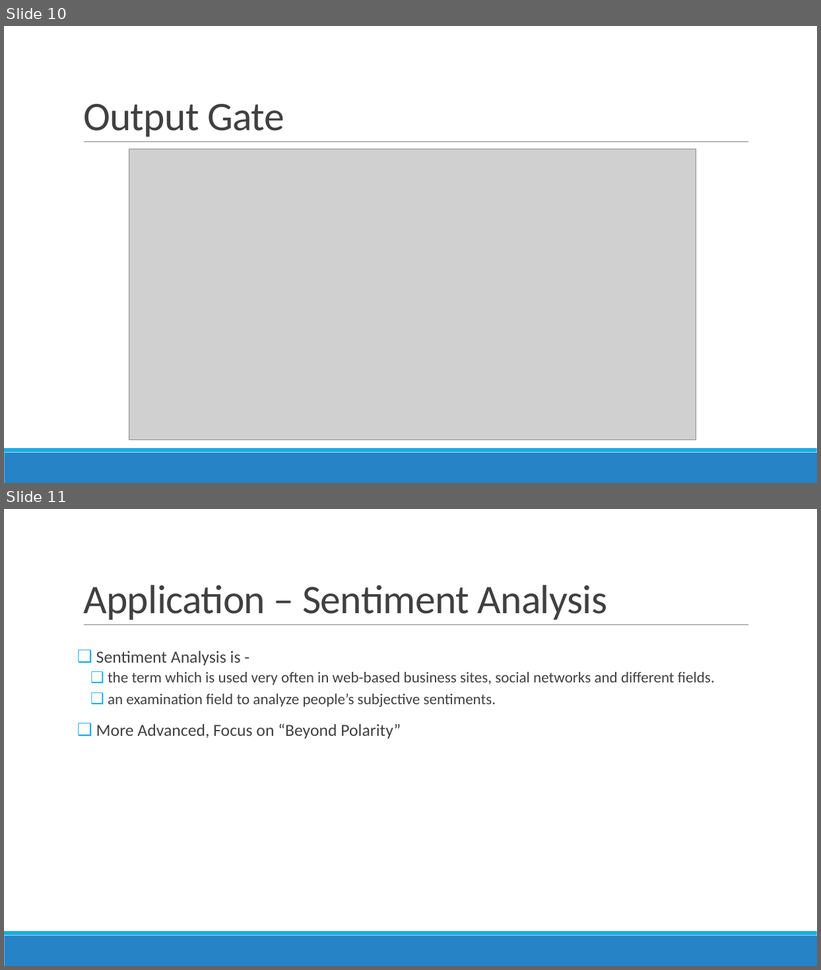
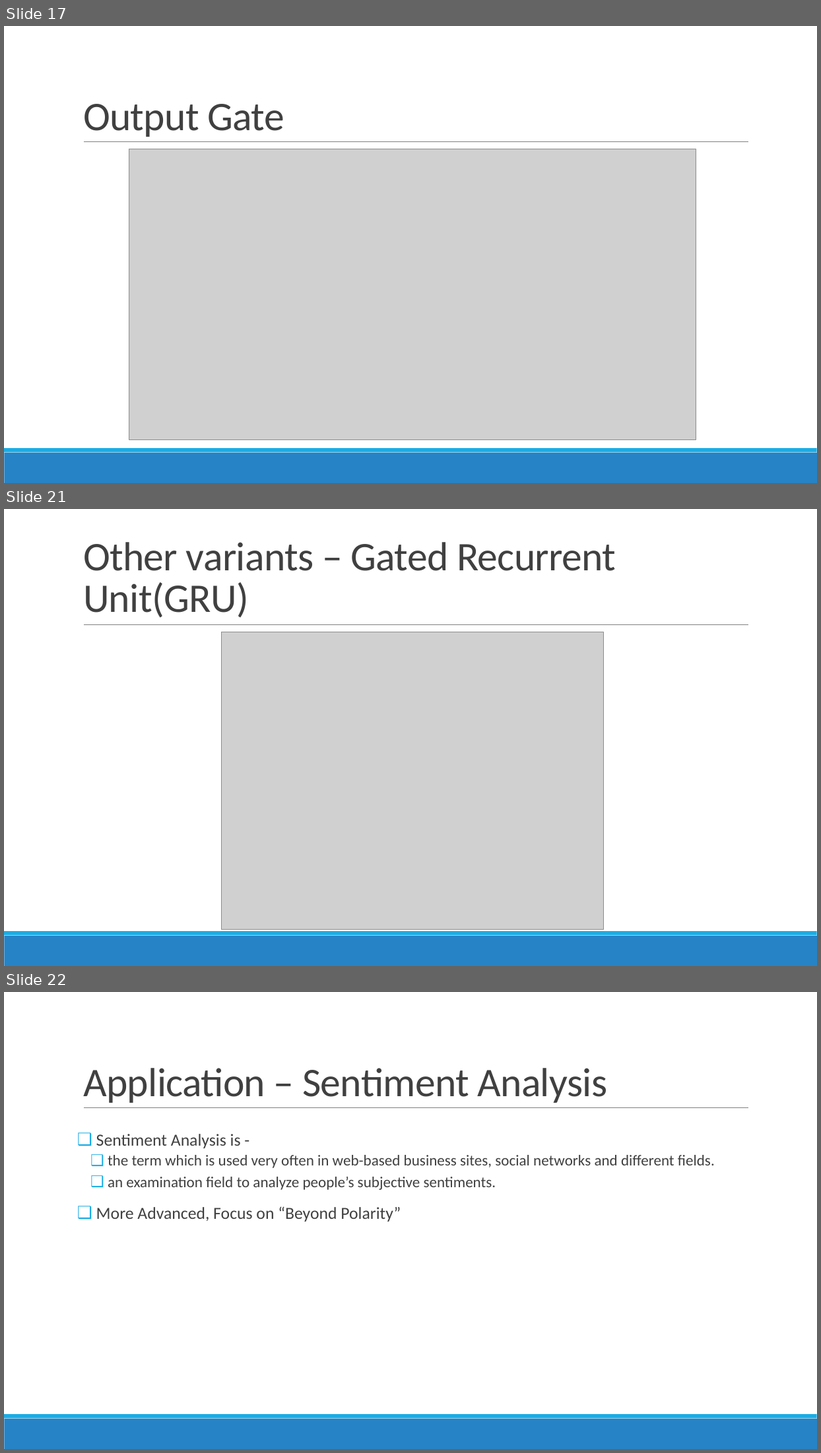
Before and after one commit to kshitijyelpale/LFD-Application-of-NN-in-LSTM, a slide deck: Documentation/LSTM Presentation.pptx. Shown one above the other, each under a label of ours: slides 10 and 11 before the commit, slides 17, 21 and 22 after it; the slides between them are not shown. The pictures are 821x970 and 821x1453 pixels, drawn with LibreOffice and Linux fonts; fonts in the diff are those of the drawing; grey boxes stand for pictures. Boxes give left, top, right and bottom in pixels: in the first picture for what was removed or moved away, otherwise in the second. Text is boxed around its words. In the diff, an @@ line names an element or a change of style, - is before the commit and + after.

```diff
--- a/Documentation/LSTM Presentation.pptx
+++ b/Documentation/LSTM Presentation.pptx
@@ slide 21 added at bbox=[4, 509, 817, 966], background #FFFFFF; not listed: 3 template elements that a slide beside it also shows @@
@@ title added at bbox=[83, 542, 616, 618], 48 pt, text #404040 @@
+Other variants – Gated Recurrent Unit(GRU)
@@ picture added at bbox=[221, 632, 604, 930] @@
@@ what was slide 10 is now slide 17 @@
@@ what was slide 11 is now slide 22 @@
```
Also in this commit, not shown: 2 slides changed, 13 other slides added, 1 slide removed.
